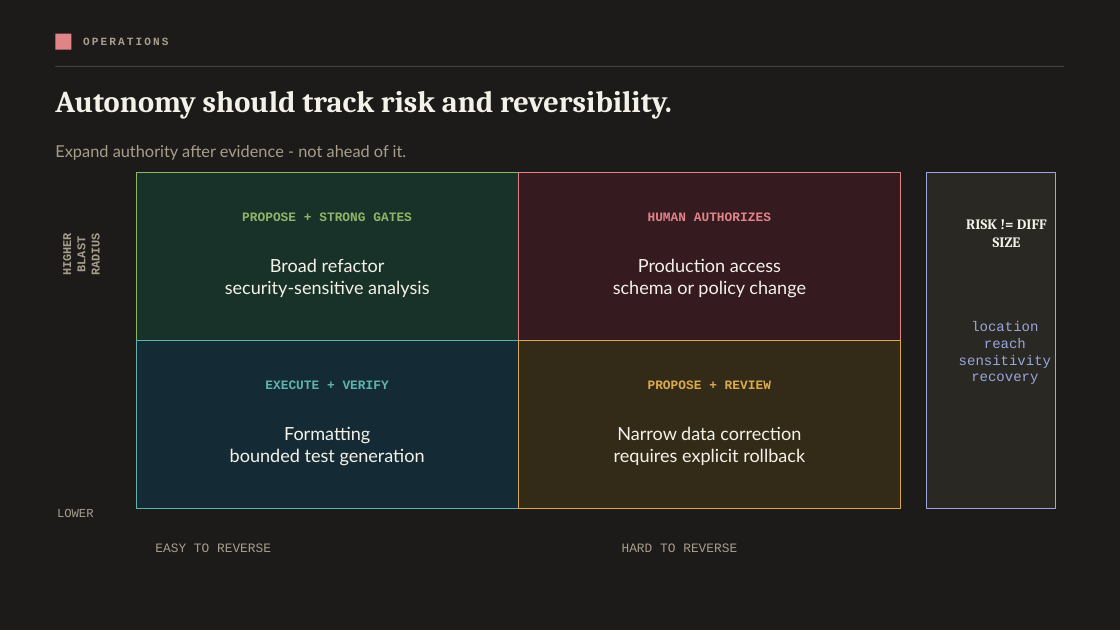
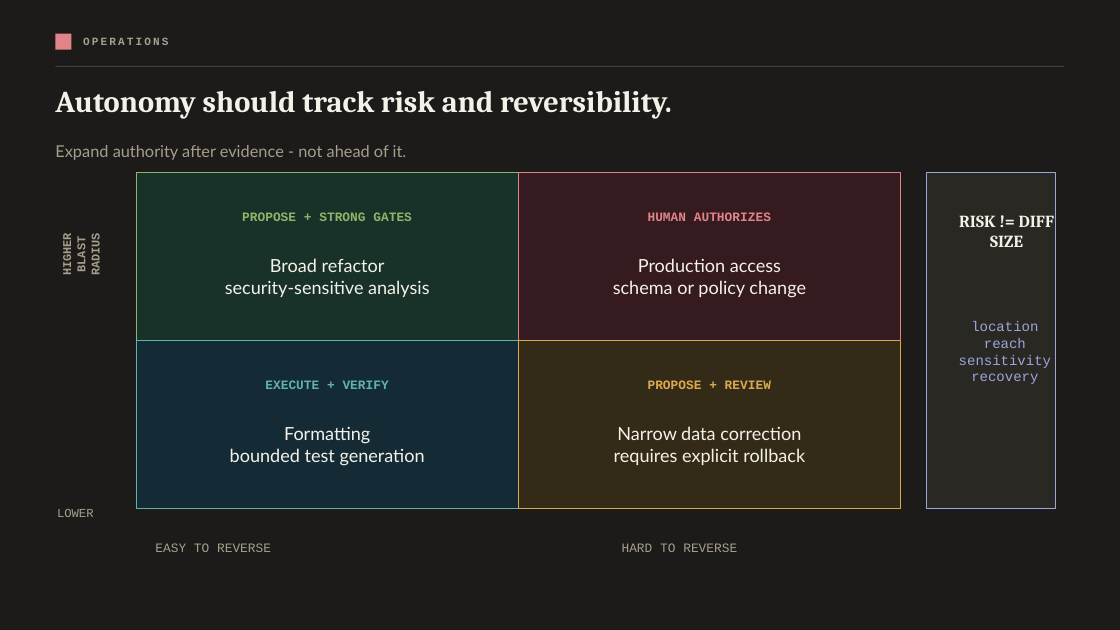
Before and after one commit to webmaxru/ai-engineering-system, a slide deck: slide 27 of From-agents-to-engineering-systems.pptx. Drawn at 1120x630 pixels with LibreOffice and Linux fonts; fonts in the diff are those of the drawing. Boxes give left, top, right and bottom in pixels: in the first picture for what was removed or moved away, otherwise in the second. Text is boxed around its words. In the diff, an @@ line names an element or a change of style, - is before the commit and + after.

```diff
--- a/From-agents-to-engineering-systems.pptx
+++ b/From-agents-to-engineering-systems.pptx
@@ text "RISK != DIFF" at [959,215,1054,247]: size 12.3 to 14.5 pt @@
```
Also in this commit, not shown: 2 other slides changed.
